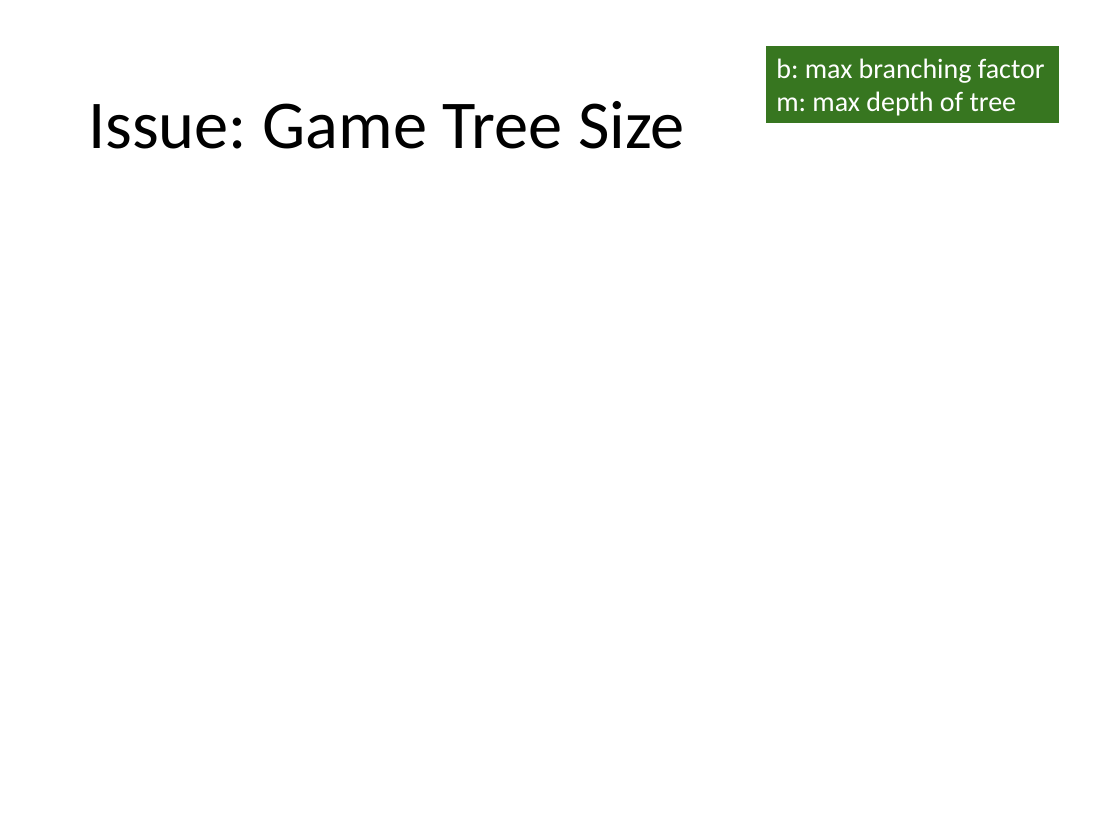
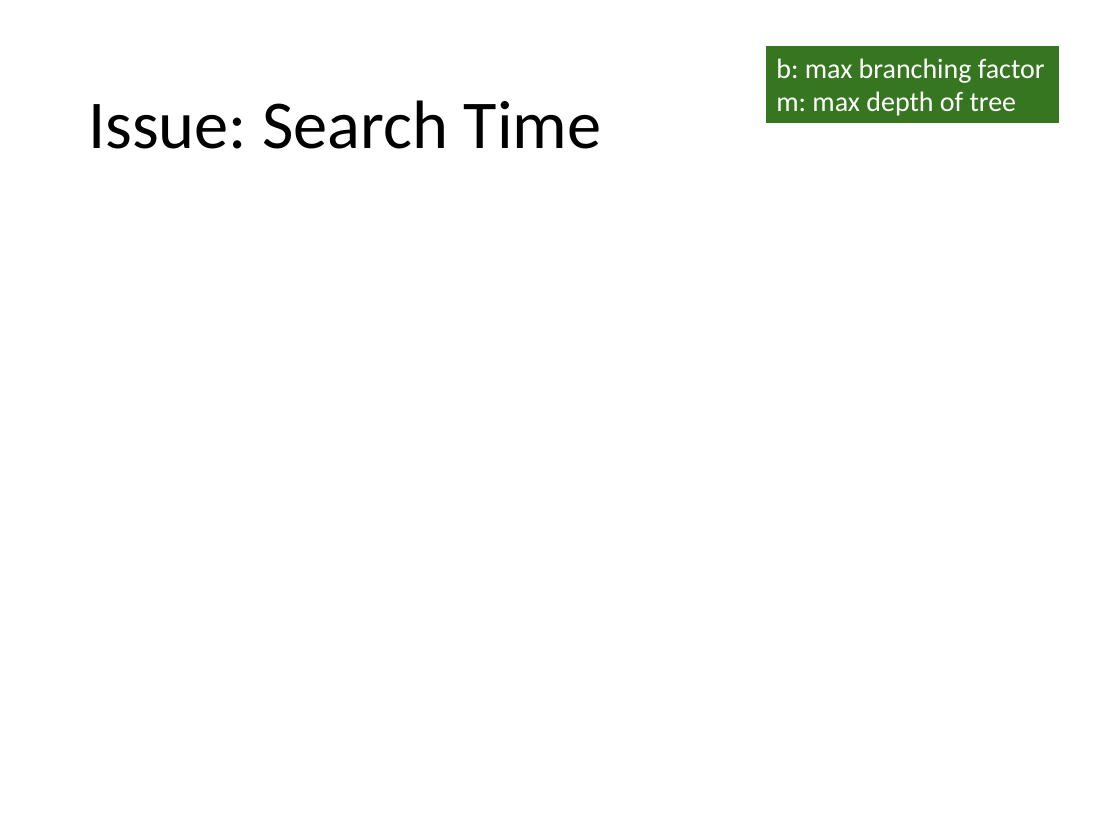
Before and after one commit to mhahsler/CS7320-AI, a slide deck: slide 21 of slides/05_games.pptx. Drawn at 1120x840 pixels with LibreOffice and Linux fonts; fonts in the diff are those of the drawing; grey boxes stand for pictures. Boxes give left, top, right and bottom in pixels: in the first picture for what was removed or moved away, otherwise in the second. Text is boxed around its words. In the diff, an @@ line names an element or a change of style, - is before the commit and + after.

```diff
--- a/slides/05_games.pptx
+++ b/slides/05_games.pptx
@@ title at bbox=[88, 100, 602, 149]: text changed @@
-Issue: Game Tree Size
+Issue: Search Time
```
Also in this commit, not shown: 4 other slides changed, 1 other file.
